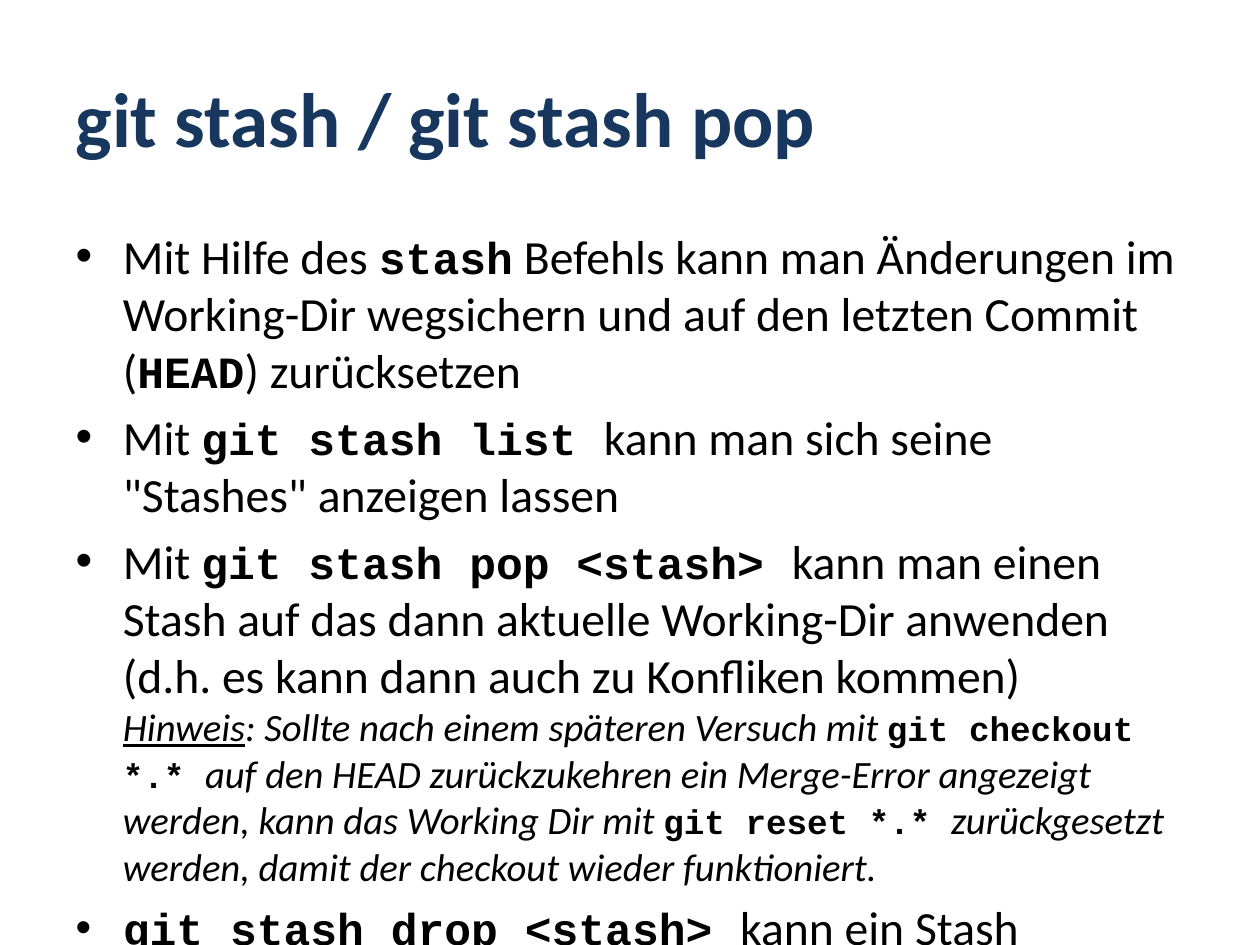
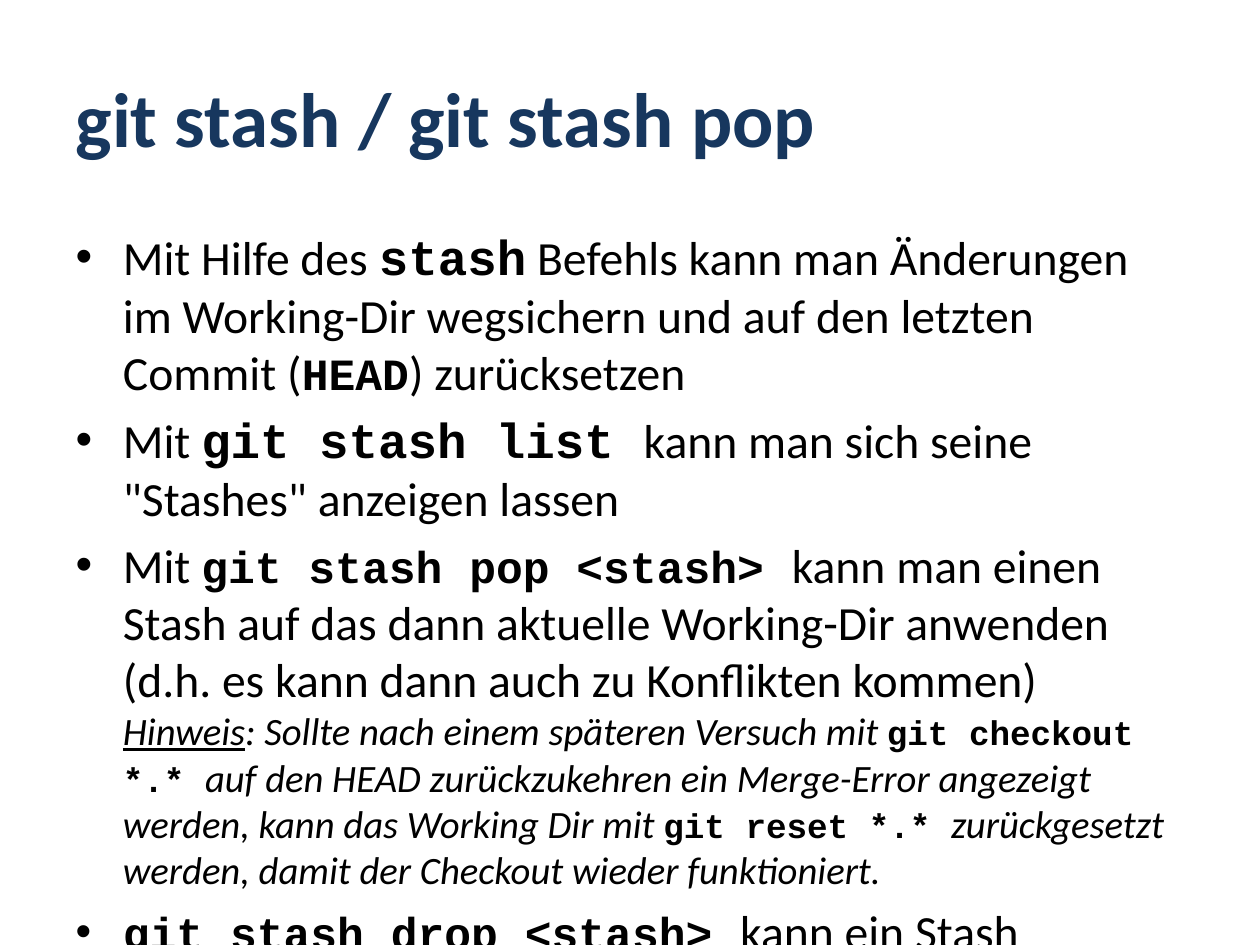
Before and after one commit to MickyRoth/Presentations, a slide deck: slide 12 of Git.pptx (slide 11 before the commit). Drawn at 1260x945 pixels with LibreOffice and Linux fonts; fonts in the diff are those of the drawing; background and template pictures are left out. Boxes give left, top, right and bottom in pixels: in the first picture for what was removed or moved away, otherwise in the second. Text is boxed around its words. In the diff, an @@ line names an element or a change of style, - is before the commit and + after.

```diff
--- a/Git.pptx
+++ b/Git.pptx
@@ text at [123,237,1128,525]: size 25.5 to 28.1 pt in "stash", "git stash list" @@
@@ text at [123,550,1164,889]: text changed @@
-• Mit git stash pop <stash> kann man einen Stash auf das dann aktuelle Working-Dir anwenden (d.h. es kann dann auch zu Konfliken kommen)
-  Hinweis: Sollte nach einem späteren Versuch mit git checkout *.* auf den HEAD zurückzukehren ein Merge-Error angezeigt werden, kann das Working Dir mit git reset *.* zurückgesetzt werden, damit der checkout wieder funktioniert.
+• Mit git stash pop <stash> kann man einen Stash auf das dann aktuelle Working-Dir anwenden (d.h. es kann dann auch zu Konflikten kommen)
+  Hinweis: Sollte nach einem späteren Versuch mit git checkout *.* auf den HEAD zurückzukehren ein Merge-Error angezeigt werden, kann das Working Dir mit git reset *.* zurückgesetzt werden, damit der Checkout wieder funktioniert.
```
Also in this commit, not shown: 3 other slides changed, 1 slide added, 1 other file.
